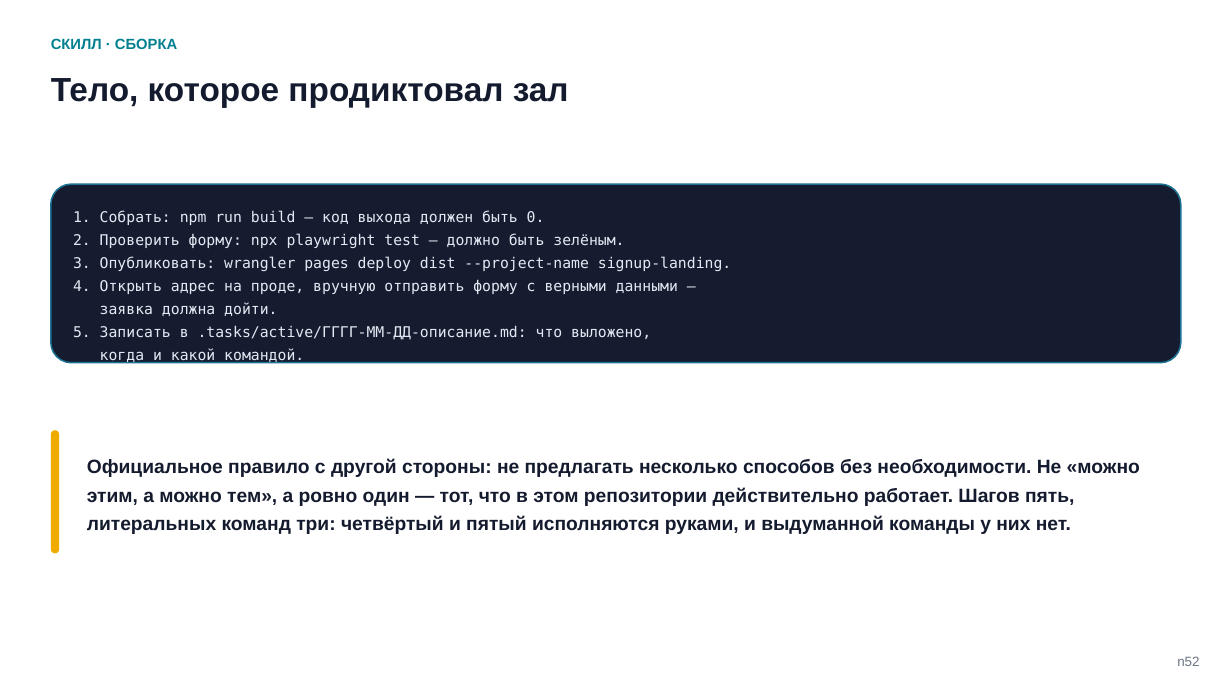
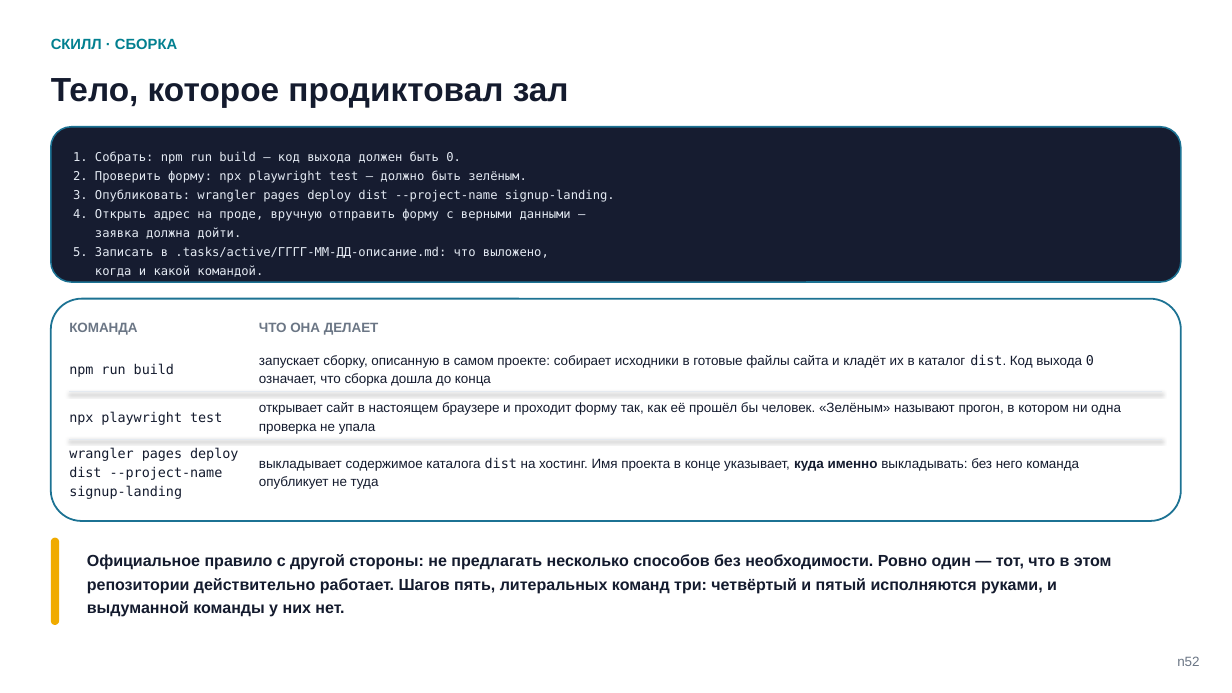
Before and after one commit to tellina-study/AI-usage-lessons, a slide deck: slide 54 of library/seminars/sem-05/rendered/sem-05.pptx. Drawn at 1232x693 pixels with LibreOffice and Linux fonts; fonts in the diff are those of the drawing. Boxes give left, top, right and bottom in pixels: in the first picture for what was removed or moved away, otherwise in the second. Text is boxed around its words. In the diff, an @@ line names an element or a change of style, - is before the commit and + after.

Commit message:
Кейс 5: название от наблюдаемой проблемы, разбор по единой форме, пределу дан воздух; найдена корневая причина переполнения на настоящем рендере #211

```diff
--- a/library/seminars/sem-05/rendered/sem-05.pptx
+++ b/library/seminars/sem-05/rendered/sem-05.pptx
@@ rounded rectangle: place and size @@
-rounded rectangle at (51, 184, 1181, 362)
+rounded rectangle at (51, 127, 1181, 282)
@@ rounded rectangle at (51, 127, 1181, 282): proportions changed @@
@@ text "1. Собрать: npm run build ...": place and size @@
-text "1. Собрать: npm run build ..." at (73, 210, 731, 340)
+text "1. Собрать: npm run build ..." at (73, 151, 615, 258)
@@ text "1. Собрать: npm run build ..." at (73, 151, 615, 258): size 11.5 to 9.5 pt @@
@@ rounded rectangle added at (51, 299, 1181, 521), fill #FFFFFF, outline #1C7293 1.4 pt @@
@@ text added at (69, 322, 137, 335), 10.5 pt, text #6B7685, bold @@
+КОМАНДА
@@ text added at (259, 322, 379, 335), 10.5 pt, text #6B7685, bold @@
+ЧТО ОНА ДЕЛАЕТ
@@ text added at (259, 354, 1094, 386), 10.5 pt, text #141B2E @@
+запускает сборку, описанную в самом проекте: собирает исходники в готовые файлы сайта и кладёт их в каталог dist. Код выхода 0 означает, что сборка дошла до конца
@@ text added at (69, 363, 174, 377), 10.5 pt, text #141B2E @@
+npm run build
@@ line added from (69, 392) to (1163, 392), #E5EAF0 0.75 pt @@
@@ text added at (69, 411, 222, 425), 10.5 pt, text #141B2E @@
+npx playwright test
@@ text added at (259, 402, 1121, 434), 10.5 pt, text #141B2E @@
+открывает сайт в настоящем браузере и проходит форму так, как её прошёл бы человек. «Зелёным» называют прогон, в котором ни одна проверка не упала
@@ line added from (69, 440) to (1163, 440), #E5EAF0 0.75 pt @@
@@ text added at (69, 447, 238, 499), 10.5 pt, text #141B2E @@
+wrangler pages deploy dist --project-name signup-landing
@@ text added at (259, 457, 1079, 489), 10.5 pt, text #141B2E @@
+выкладывает содержимое каталога dist на хостинг. Имя проекта в конце указывает, куда именно выкладывать: без него команда опубликует не туда
@@ rounded rectangle: place and size @@
-rounded rectangle at (51, 431, 59, 554)
+rounded rectangle at (51, 538, 59, 626)
@@ text at (87, 554, 1112, 617): text changed; size 15 to 12.5 pt @@
-Официальное правило с другой стороны: не предлагать несколько способов без необходимости. Не «можно этим, а можно тем», а ровно один — тот, что в этом репозитории действительно работает. Шагов пять, литеральных команд три: четвёртый и пятый исполняются руками, и выдуманной команды у них нет.
+Официальное правило с другой стороны: не предлагать несколько способов без необходимости. Ровно один — тот, что в этом репозитории действительно работает. Шагов пять, литеральных команд три: четвёртый и пятый исполняются руками, и выдуманной команды у них нет.
```
Also in this commit, not shown: 5 other slides changed, 15 other files.
